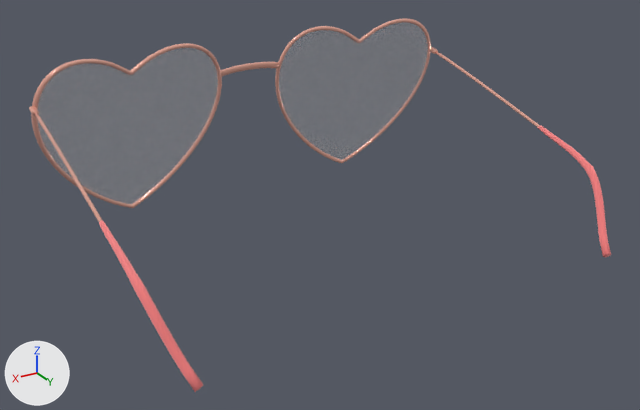
Before and after pictures for a commit that changed the glTF model glasses.glb.
The view is the same before and after, from a 50 mm lens placed at (5.48, 8.28, 1.83), pointed at (1.46, 1.57, -1.52). Every picture has the same lights, and +X, +Y and +Z are marked at lower left. The first picture is the older version. Where no turn or scale is listed for an object, it has been applied to the vertices.
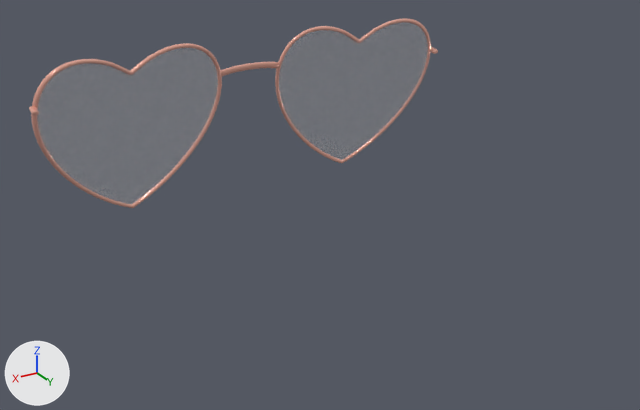
What differs and where, as boxes [x1, y1, x2, y2] in the pictures (640 x 410 px):
'Object_6', deleted
    before: [99, 125, 611, 392]
'Object_12', deleted
    before: [34, 51, 540, 222]

What the commit changed:
Object 'Object_6' (ob_object_6) is deleted.
Object 'Object_12' (ob_object_12) is deleted.
